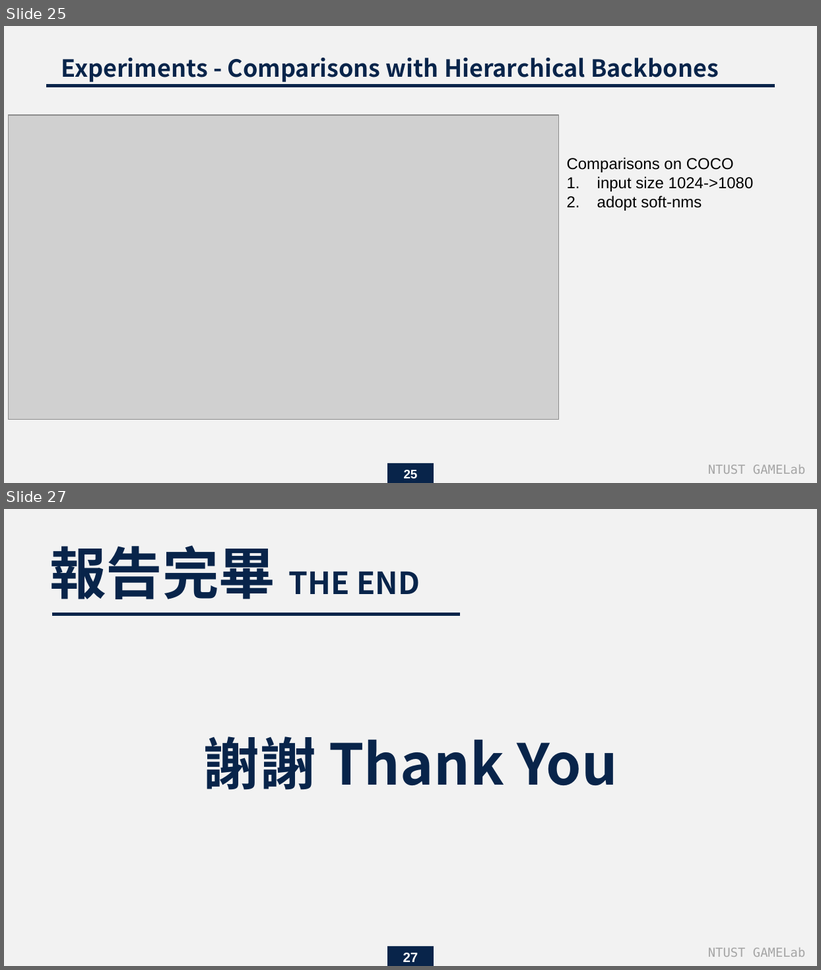
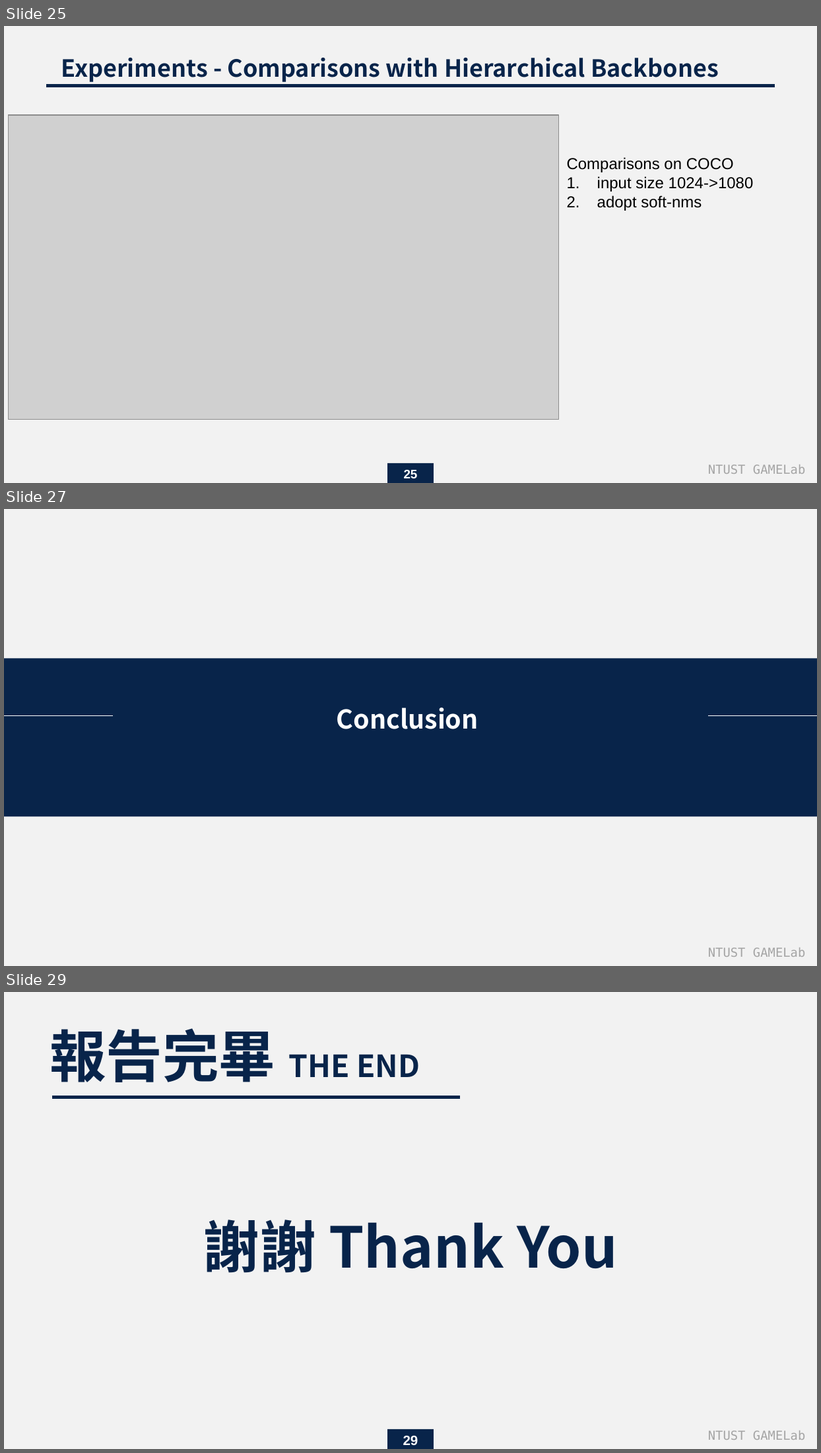
Before and after one commit to endman100/paper-, a slide deck: Exploring Plain Vision Transformer Backbones for Object Detection_M11015039.pptx. Shown one above the other, each under a label of ours: slides 25 and 27 before the commit, slides 25, 27 and 29 after it; the slides between them are not shown. The pictures are 821x970 and 821x1453 pixels, drawn with LibreOffice and Linux fonts; fonts in the diff are those of the drawing; grey boxes stand for pictures. Boxes give left, top, right and bottom in pixels: in the first picture for what was removed or moved away, otherwise in the second. Text is boxed around its words. In the diff, an @@ line names an element or a change of style, - is before the commit and + after.

```diff
--- a/Exploring Plain Vision Transformer Backbones for Object Detection_M11015039.pptx
+++ b/Exploring Plain Vision Transformer Backbones for Object Detection_M11015039.pptx
@@ slide 27 added at [4, 509, 817, 966], background #F2F2F2 @@
@@ rectangle added at [4, 659, 817, 817], fill #08244A @@
@@ line added from (4, 716) to (113, 716), #FFFFFF 1 pt @@
@@ text added at [337, 708, 479, 729], 23 pt, text #FFFFFF, bold @@
+Conclusion
@@ line added from (708, 716) to (817, 716), #FFFFFF 1 pt @@
@@ text added at [708, 948, 805, 957], 11 pt, text #A5A5A5 @@
+NTUST GAMELab
@@ what was slide 27 is now slide 29 @@
@@ page number at [403, 1436, 418, 1445]: text changed @@
-27
+29
```
Also in this commit, not shown: 1 slide changed, 1 other slide added.
